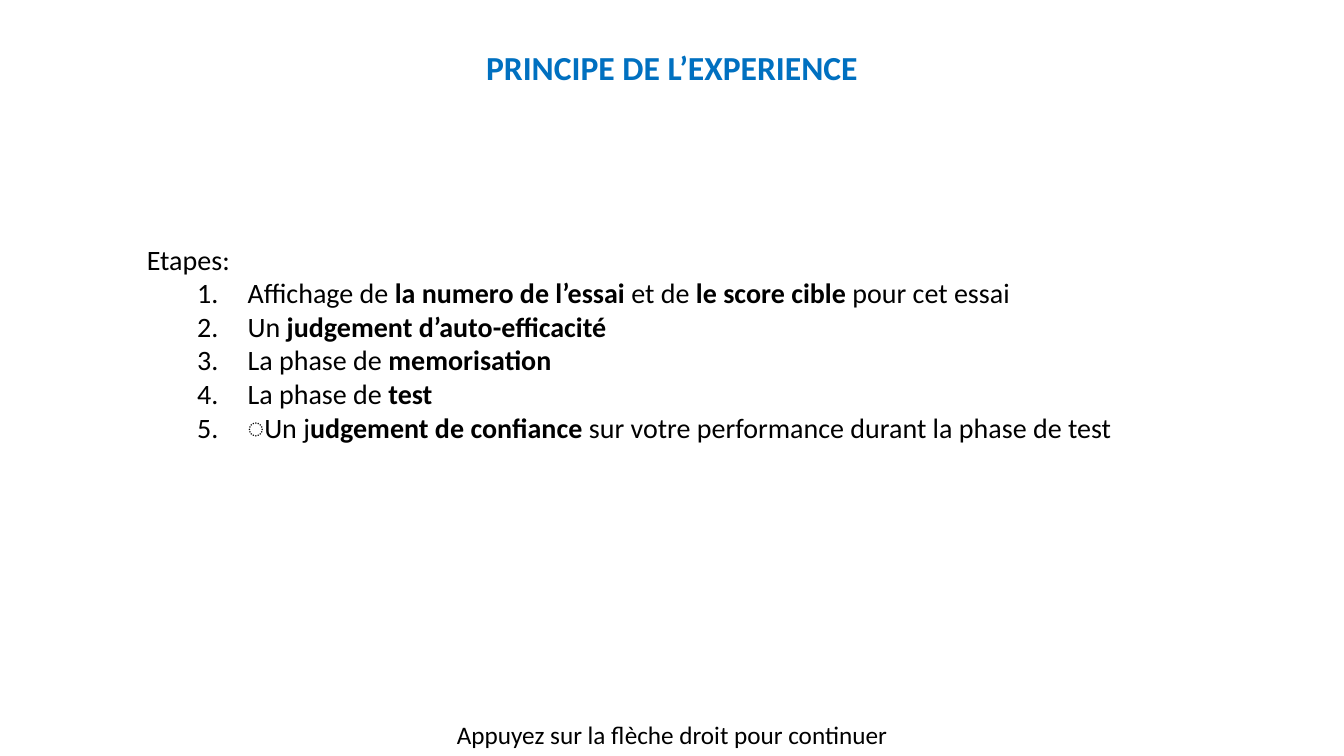
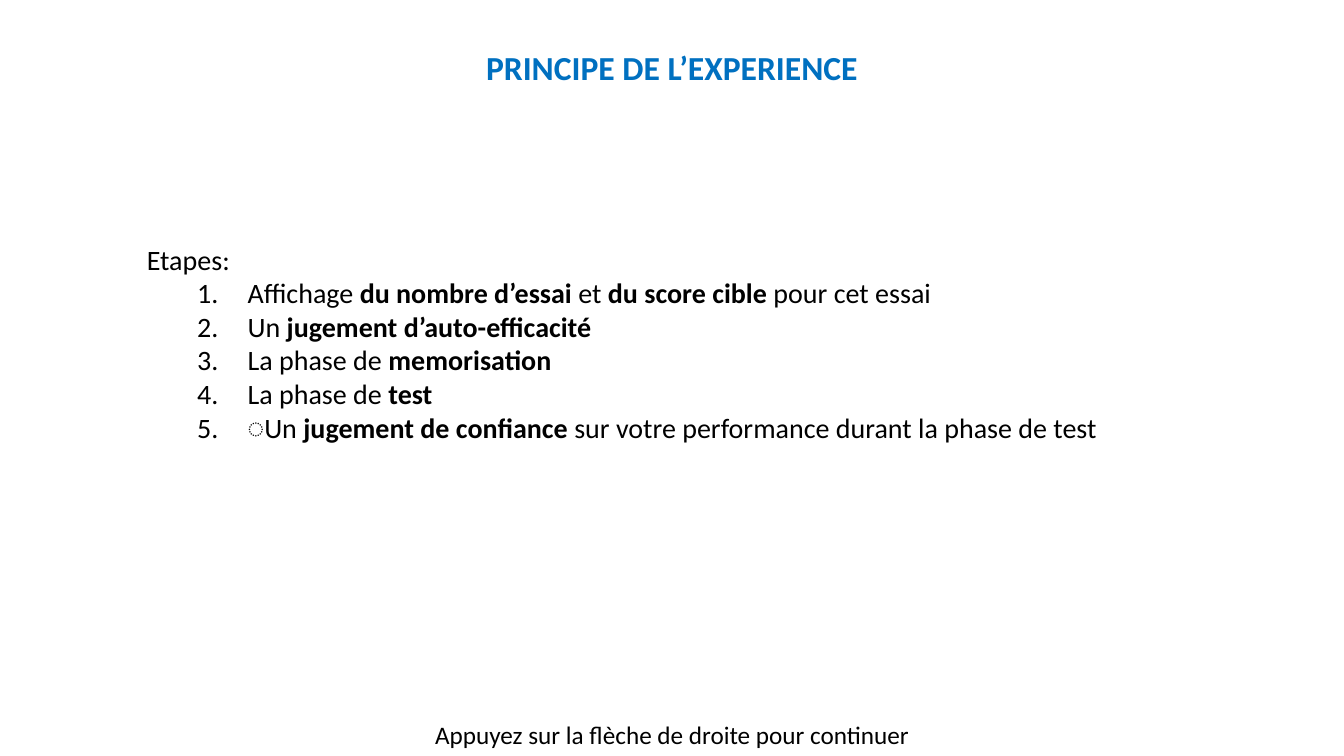
Before and after one commit to MBB-team/Online_Testing, a slide deck: slide 12 of src/Self_Efficacy/Stimuli/Instructions.pptx. Drawn at 1344x756 pixels with LibreOffice and Linux fonts; fonts in the diff are those of the drawing. Boxes give left, top, right and bottom in pixels: in the first picture for what was removed or moved away, otherwise in the second. Text is boxed around its words. In the diff, an @@ line names an element or a change of style, - is before the commit and + after.

```diff
--- a/src/Self_Efficacy/Stimuli/Instructions.pptx
+++ b/src/Self_Efficacy/Stimuli/Instructions.pptx
@@ text at box(248, 282, 931, 342): text changed @@
-  1. Affichage de la numero de l’essai et de le score cible pour cet essai
-  2. Un judgement d’auto-efficacité
+  1. Affichage du nombre d’essai et du score cible pour cet essai
+  2. Un jugement d’auto-efficacité
@@ text at box(248, 418, 1096, 443): text changed @@
-  5. ͏Un judgement de confiance sur votre performance durant la phase de test
+  5. ͏Un jugement de confiance sur votre performance durant la phase de test
@@ text at box(435, 726, 909, 748): text changed @@
-Appuyez sur la flèche droit pour continuer
+Appuyez sur la flèche de droite pour continuer
```
Also in this commit, not shown: 44 other slides changed, 45 other files.
